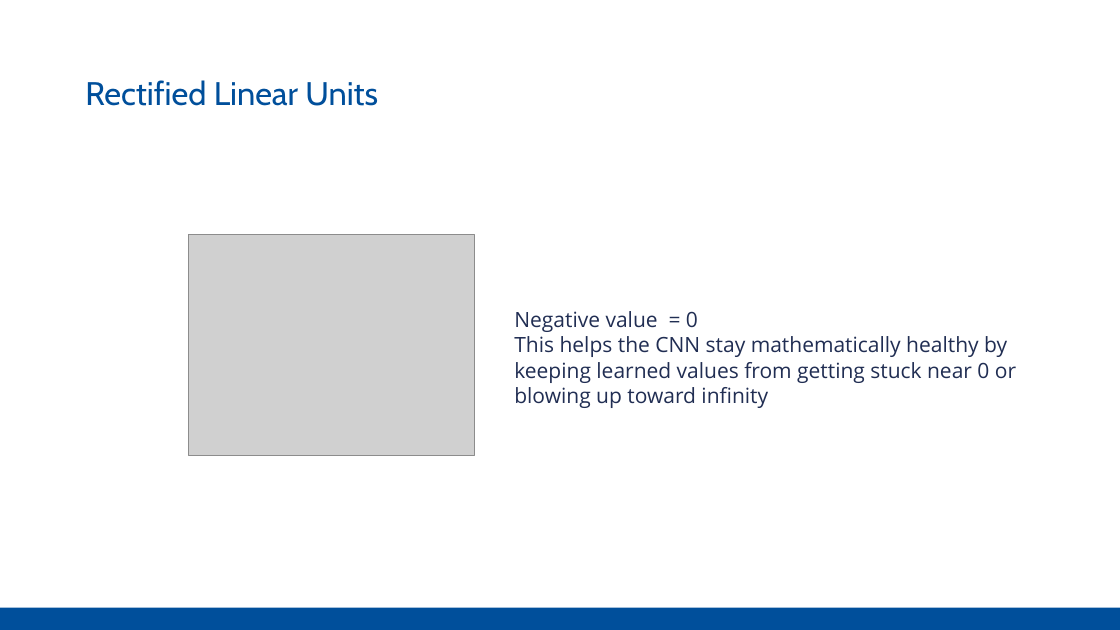
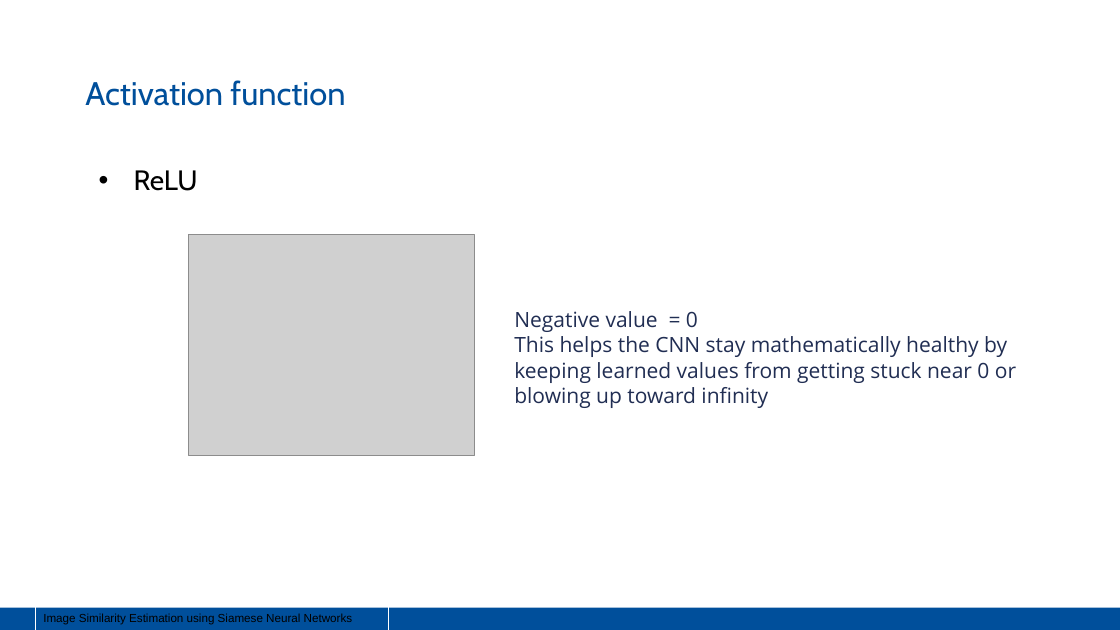
Before and after one commit to Pathi-rao/Image-Similarity-Estimation-using-Siamese-Neural-Networks, a slide deck: slide 14 of presentation.pptx (slide 12 before the commit). Drawn at 1120x630 pixels with LibreOffice and Linux fonts; fonts in the diff are those of the drawing; grey boxes stand for pictures. Boxes give left, top, right and bottom in pixels: in the first picture for what was removed or moved away, otherwise in the second. Text is boxed around its words. In the diff, an @@ line names an element or a change of style, - is before the commit and + after.

```diff
--- a/presentation.pptx
+++ b/presentation.pptx
@@ title at <box>85,80,345,106</box>: text changed @@
-Rectified Linear Units
+Activation function
@@ text added at <box>134,170,198,191</box>, 24 pt, text #000000 @@
+• ReLU
@@ rectangle added at <box>35,607,389,630</box>, outline #FFFFFF 0.75 pt, 10 pt, text #000000 @@
+Image Similarity Estimation using Siamese Neural Networks
```
Also in this commit, not shown: 11 other slides changed, 22 slides added, 5 slides removed.
